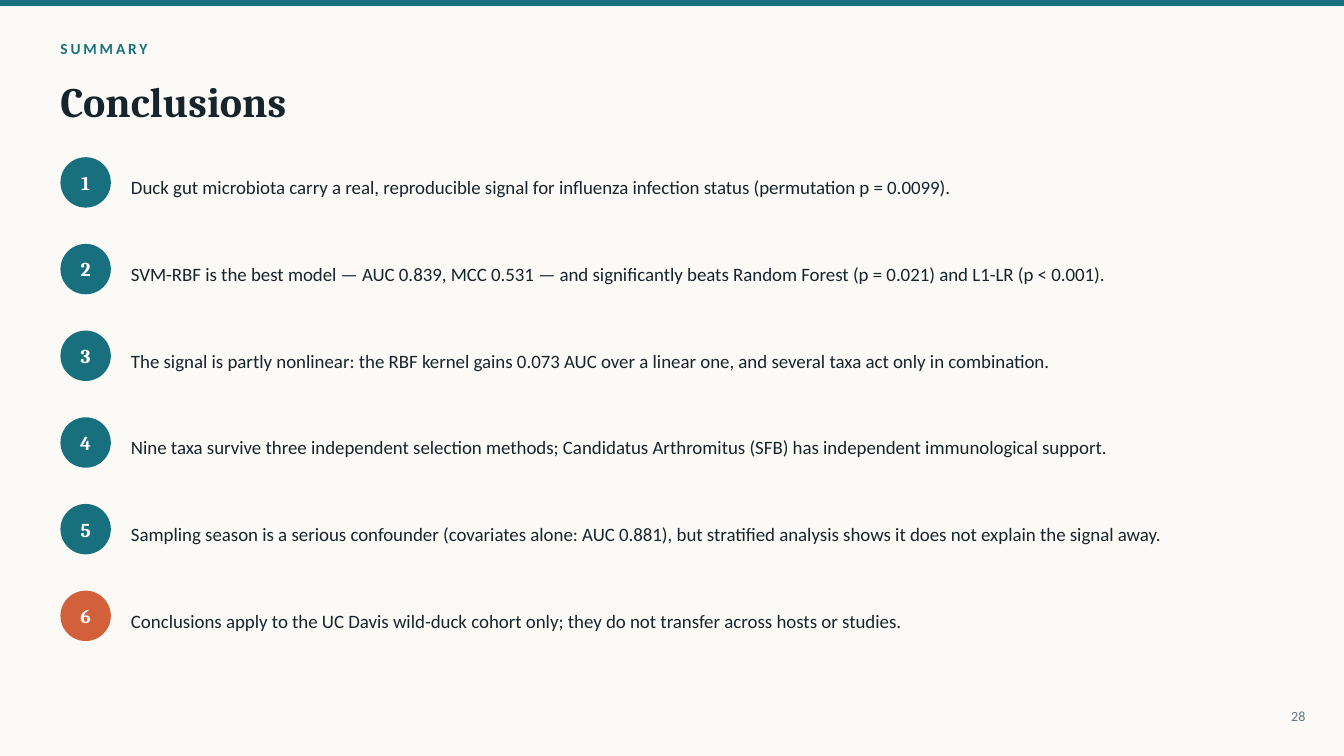
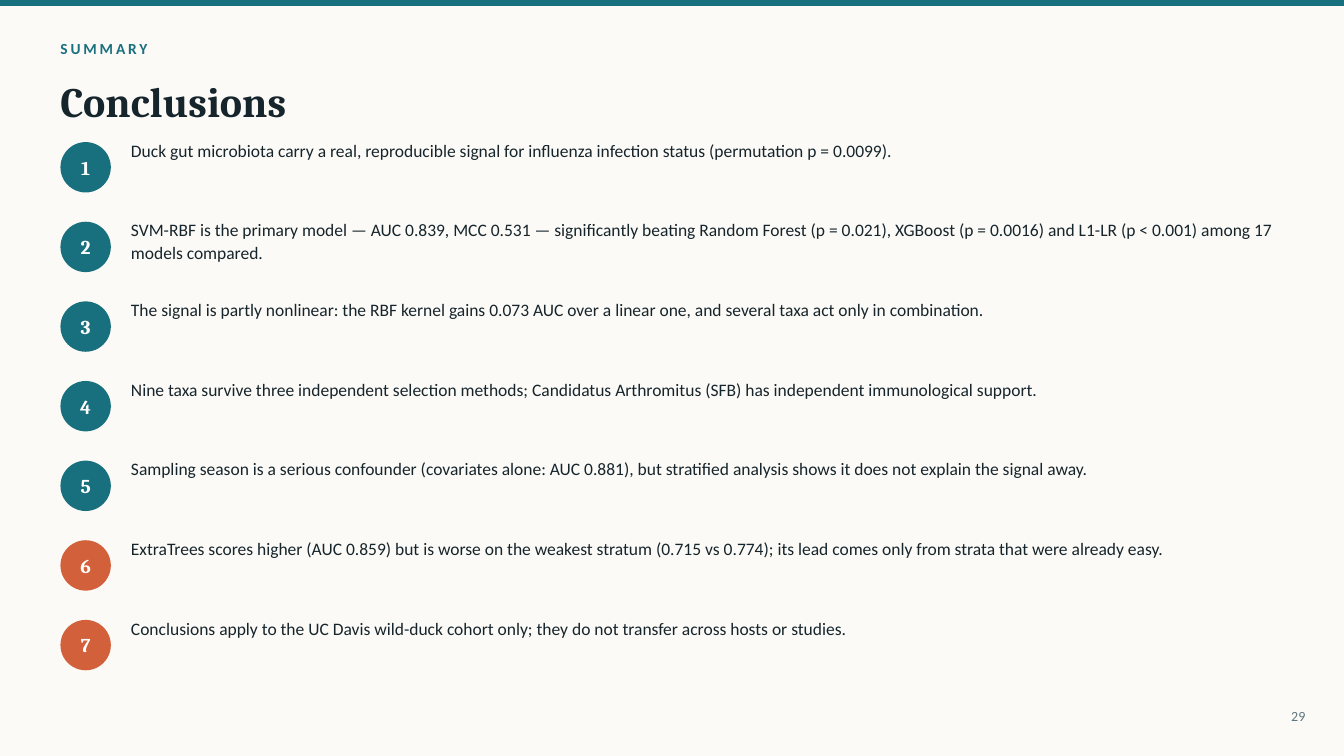
Before and after one commit to pengsihua2023/Christina-machine-learning-project, a slide deck: slide 29 of slides/Influenza_Microbiome_ML_Overview.pptx (slide 28 before the commit). Drawn at 1344x756 pixels with LibreOffice and Linux fonts; fonts in the diff are those of the drawing. Boxes give left, top, right and bottom in pixels: in the first picture for what was removed or moved away, otherwise in the second. Text is boxed around its words. In the diff, an @@ line names an element or a change of style, - is before the commit and + after.

```diff
--- a/slides/Influenza_Microbiome_ML_Overview.pptx
+++ b/slides/Influenza_Microbiome_ML_Overview.pptx
@@ 2 texts, 1 ellipse moved together from (x1=60, y1=157, x2=950, y2=208) to (x1=60, y1=142, x2=891, y2=193) @@
@@ text "2" moved from (x1=81, y1=262, x2=91, y2=276) to (x1=81, y1=240, x2=91, y2=254) @@
@@ ellipse moved from (x1=60, y1=244, x2=111, y2=294) to (x1=60, y1=222, x2=111, y2=272) @@
@@ text at (x1=131, y1=223, x2=1272, y2=262): text changed; size 13.5 to 12.5 pt @@
-SVM-RBF is the best model — AUC 0.839, MCC 0.531 — and significantly beats Random Forest (p = 0.021) and L1-LR (p < 0.001).
+SVM-RBF is the primary model — AUC 0.839, MCC 0.531 — significantly beating Random Forest (p = 0.021), XGBoost (p = 0.0016) and L1-LR (p < 0.001) among 17 models compared.
@@ text "SVM-RBF is the primary model ..." at (x1=131, y1=223, x2=1272, y2=262): vertical alignment middle to top @@
@@ 2 texts, 1 ellipse moved together from (x1=60, y1=331, x2=1049, y2=381) to (x1=60, y1=301, x2=983, y2=352) @@
@@ 2 texts, 1 ellipse moved together from (x1=60, y1=417, x2=1107, y2=468) to (x1=60, y1=381, x2=1037, y2=432) @@
@@ text "5" moved from (x1=81, y1=524, x2=91, y2=537) to (x1=81, y1=480, x2=91, y2=493) @@
@@ ellipse moved from (x1=60, y1=504, x2=111, y2=555) to (x1=60, y1=461, x2=111, y2=511) @@
@@ text "Sampling season is a serious ..." moved from (x1=131, y1=527, x2=1161, y2=545) to (x1=131, y1=462, x2=1087, y2=478) @@
@@ text "6" moved from (x1=80, y1=610, x2=91, y2=623) to (x1=80, y1=560, x2=91, y2=573) @@
@@ ellipse moved from (x1=60, y1=591, x2=111, y2=641) to (x1=60, y1=540, x2=111, y2=591) @@
@@ text added at (x1=131, y1=542, x2=1163, y2=558), 12.5 pt, text #16252C @@
+ExtraTrees scores higher (AUC 0.859) but is worse on the weakest stratum (0.715 vs 0.774); its lead comes only from strata that were already easy.
@@ ellipse added at (x1=60, y1=620, x2=111, y2=670), fill #D2603A @@
@@ size 13.5 to 12.5 pt; line spacing 1.1 to 1.08; vertical alignment middle to top in 5 elements at (x1=131, y1=144, x2=891, y2=160), (x1=131, y1=304, x2=983, y2=319), (x1=131, y1=383, x2=1037, y2=399), (x1=131, y1=462, x2=1087, y2=478), (x1=131, y1=623, x2=846, y2=638) @@
@@ text "Conclusions apply to the UC ..." moved from (x1=131, y1=615, x2=901, y2=631) to (x1=131, y1=623, x2=846, y2=638) @@
@@ text added at (x1=81, y1=639, x2=91, y2=652), 14 pt, text #FFFFFF, bold @@
+7
@@ text at (x1=1291, y1=712, x2=1305, y2=721): text changed @@
-28
+29
```
Also in this commit, not shown: 17 other slides changed, 2 slides added, 1 slide removed, 3 other files.
